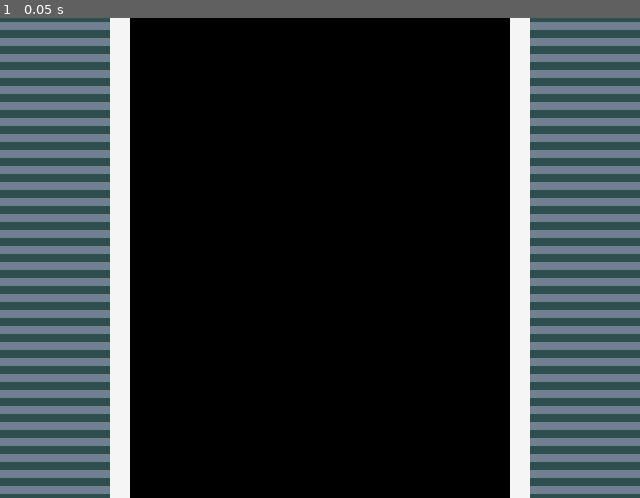
Above: before the commit, frame 1.
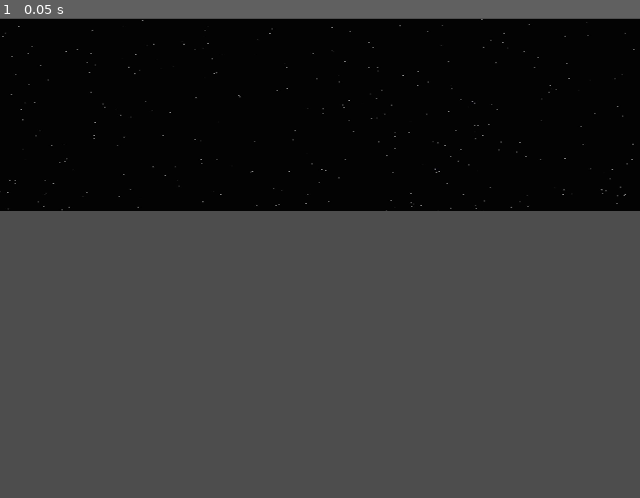
Above: after the commit, the same moment.

Repository: Jahavsuna/gamejam25
Game: Godot game, scene res://scenes/level_1.tscn
Two runs of this game, one before a commit and one after it. Both use one fixed random seed, a clock stepped at 60 frames per second and the inputs below.
Inputs:
- Up to frame 1 (0.05 s): no input

The runs differ from the first frame. In frame 1, 76% of the frame differs, in the area x 0-100%, y 0-100%.

Commit message:
Removed autoplotting and made screen base an autoassigned value

Diff:
--- a/scripts/track_section_manager.gd
+++ b/scripts/track_section_manager.gd
@@ -3,10 +3,12 @@
 const TRACK_DATA_FILE: String = "res://assets/tracks/first_level.json"
 var track_data: Array = []
 var track_lines: Array = []
+var screen_y_base: int = 0
 
 const LineScene: PackedScene = preload("res://scenes/Line.tscn")
 
 func _ready() -> void:
+	screen_y_base = -1 * get_viewport_rect().size.y
 	_load_track_data()
 	_generate_track_from_data()
 
@@ -33,16 +35,14 @@
 
 func _generate_track_from_data() -> void:
 	print("Generating track from data")
-	var y_base = -480
 	for current_section in track_data:
 		for iline in range(int(current_section.length)):
-			print(str(iline))
 			var current_line = LineScene.instantiate()
 			current_line = _configure_line_colors(current_line, iline)
 			current_line.position.x = 0
-			current_line.position.y = current_line.line_width * iline + y_base
+			current_line.position.y = current_line.line_width * iline + screen_y_base
 			track_lines.append(current_line)
-			add_child(current_line)
+			#add_child(current_line) # TODO: this should be moved to where we actually want to plot.
 
 
 func _process(delta: float) -> void:
